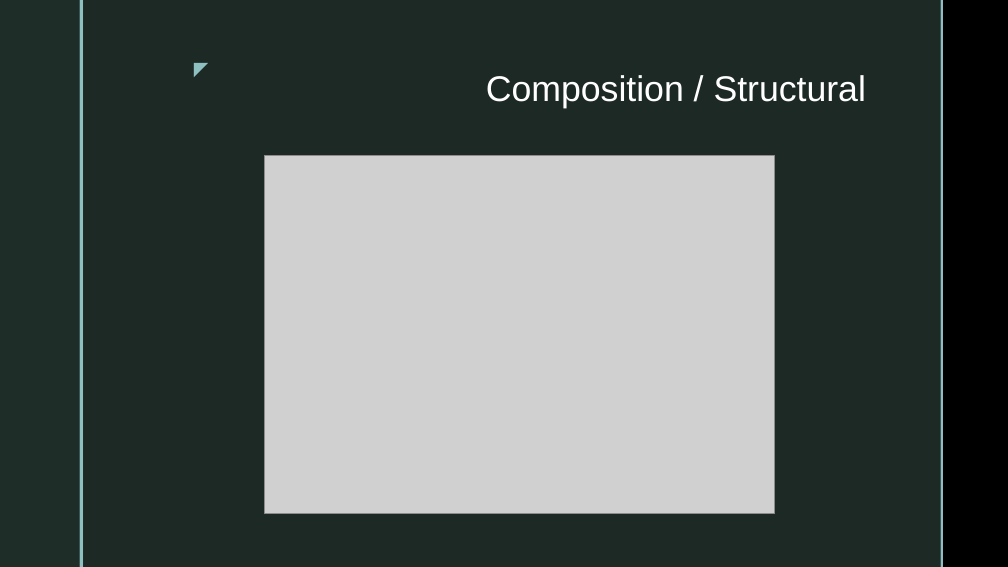
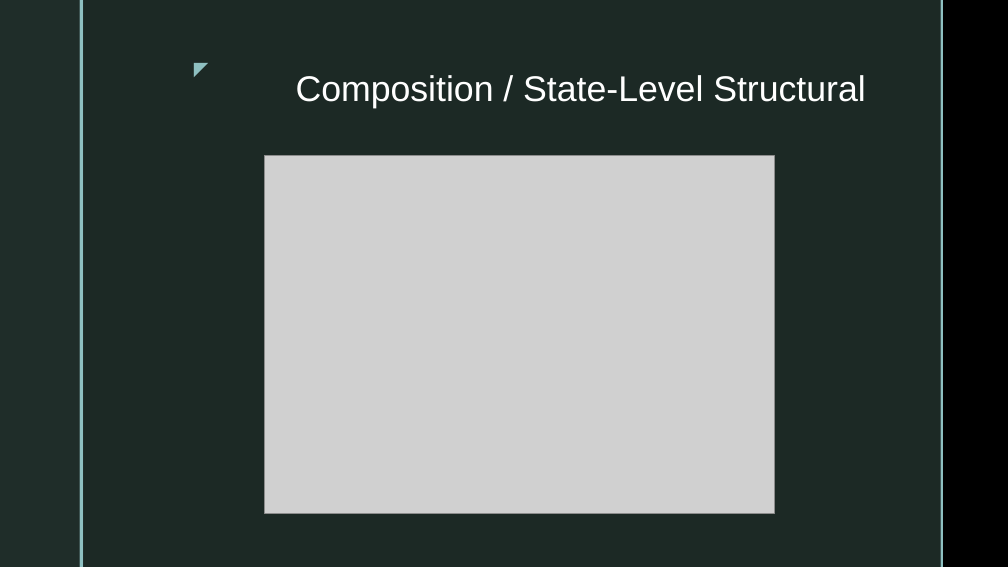
Before and after one commit to jeff-adkisson/swe-4743-spring-2026-oo-design, a slide deck: slide 19 of presentations/03-uml-class-diagramming.pptx (slide 14 before the commit). Drawn at 1008x567 pixels with LibreOffice and Linux fonts; fonts in the diff are those of the drawing; grey boxes stand for pictures; background and template pictures are left out. Boxes give left, top, right and bottom in pixels: in the first picture for what was removed or moved away, otherwise in the second. Text is boxed around its words. In the diff, an @@ line names an element or a change of style, - is before the commit and + after.

```diff
--- a/presentations/03-uml-class-diagramming.pptx
+++ b/presentations/03-uml-class-diagramming.pptx
@@ title at bbox=[296, 75, 865, 108]: text changed @@
-Composition / Structural
+Composition / State-Level Structural
```
Also in this commit, not shown: 9 other slides changed, 3 slides added, 3 other files.
